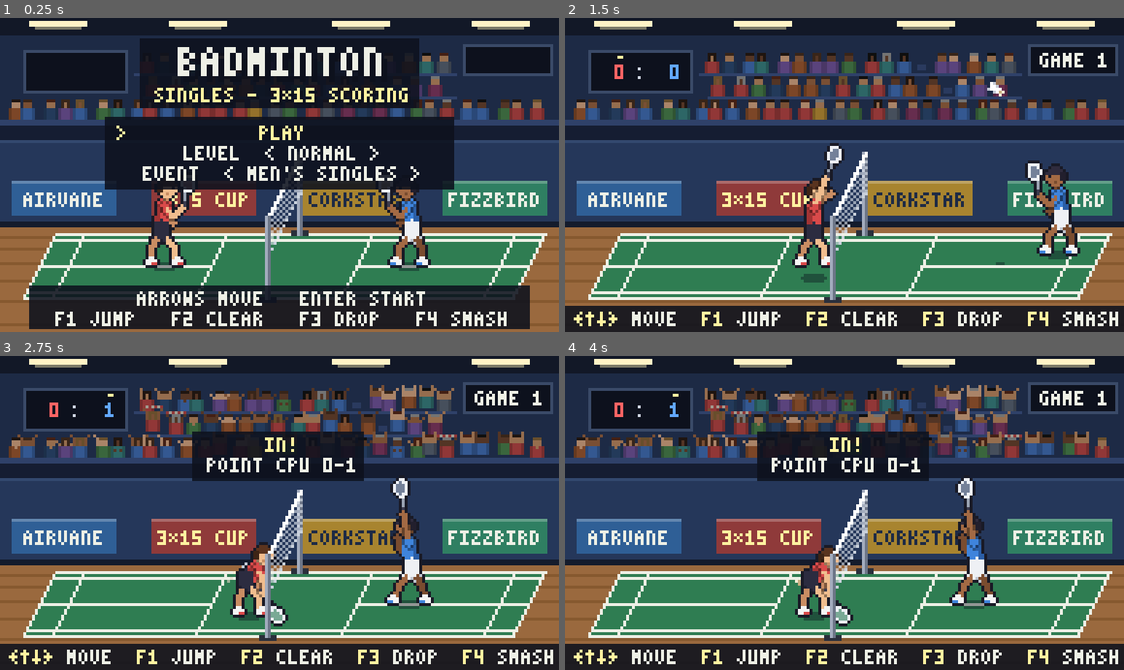
Above: before the commit, frames 1-4 (two rows, left to right).
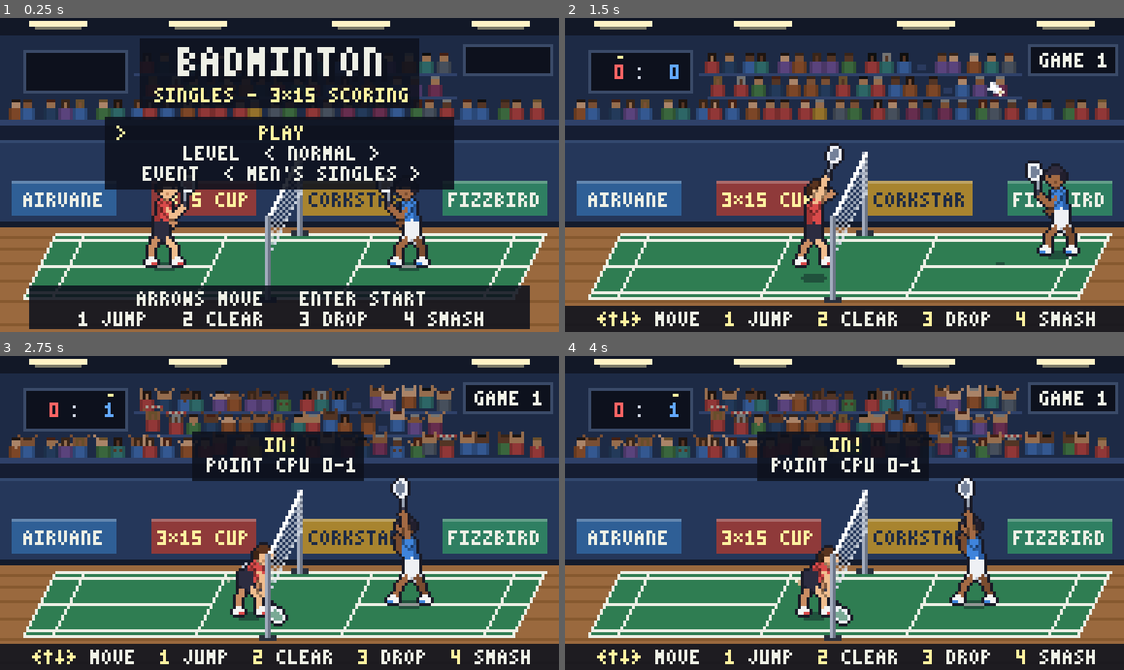
Above: after the commit, the same moments.

Repository: totopoloco/badminton-game
Game: Godot game, scene res://main.tscn
Same seed, same stepped clock (60 frames per second), same inputs: the game is played once before the commit and once after it.
Inputs:
- Up to frame 1 (0.25 s): no input
- Up to frame 2 (1.5 s): tap Enter (start) at 0.5 s; hold Right (right) 0.53-1.28 s; tap Z (clear) at 0.6 s; tap Space (jump) at 0.77, 1.07 s; tap X (drop) at 0.8, 1.35 s; hold Q (back) from 1.28 s (still down)
- Up to frame 3 (2.75 s): tap Space (jump) at 1.52, 1.82 s; tap H (keys) at 1.55, 2.1 s; release Q (back) at 2.03 s; hold Right (right) from 2.03 s (still down); tap C (smash) at 2.3 s
- Up to frame 4 (4 s): release Right (right) at 2.78 s; hold Up (up) 2.78-3.53 s; tap C (smash) at 2.85 s; tap Space (jump) at 3.02, 3.32, 3.77 s; tap 1 at 3.05, 3.6 s; hold Left (left) from 3.53 s (still down); tap 2 at 3.8 s

The runs differ from the first frame. In frame 1, 0.9% of the frame differs, in the area x 9-91%, y 93-99%; in frame 2, 1.4%, in the area x 1-99%, y 93-99%; in frame 3, 1.4%; in frame 4, 1.4%.

Commit message:
Changes keys to 1-4 instead of F1-F4

Diff:
--- a/scripts/main.gd
+++ b/scripts/main.gd
@@ -156,12 +156,12 @@
 	_bind("right", [KEY_RIGHT], [JOY_BUTTON_DPAD_RIGHT], [[JOY_AXIS_LEFT_X, 1.0]])
 	_bind("up", [KEY_UP], [JOY_BUTTON_DPAD_UP], [[JOY_AXIS_LEFT_Y, -1.0]])
 	_bind("down", [KEY_DOWN], [JOY_BUTTON_DPAD_DOWN], [[JOY_AXIS_LEFT_Y, 1.0]])
-	# F1 jumps, F2-F4 hit; Space and Z/X/C do the same for keyboards where the
-	# F keys are media keys (many laptops, Macs)
-	_bind("jump", [KEY_F1, KEY_SPACE], [JOY_BUTTON_Y, JOY_BUTTON_RIGHT_SHOULDER], [])
-	_bind("clear", [KEY_F2, KEY_Z], [JOY_BUTTON_A], [])
-	_bind("drop", [KEY_F3, KEY_X], [JOY_BUTTON_X], [])
-	_bind("smash", [KEY_F4, KEY_C], [JOY_BUTTON_B], [])
+	# 1 jumps, 2-4 hit: the number keys above the letters, matched by position,
+	# so they work with any keyboard layout. Space and Z/X/C do the same.
+	_bind("jump", [KEY_1, KEY_SPACE], [JOY_BUTTON_Y, JOY_BUTTON_RIGHT_SHOULDER], [])
+	_bind("clear", [KEY_2, KEY_Z], [JOY_BUTTON_A], [])
+	_bind("drop", [KEY_3, KEY_X], [JOY_BUTTON_X], [])
+	_bind("smash", [KEY_4, KEY_C], [JOY_BUTTON_B], [])
 	_bind("start", [KEY_ENTER, KEY_KP_ENTER], [JOY_BUTTON_START], [])
 	_bind("pause", [KEY_ESCAPE, KEY_P], [JOY_BUTTON_START], [])
 	_bind("back", [KEY_Q, KEY_BACKSPACE], [JOY_BUTTON_BACK], [])
@@ -905,7 +905,7 @@
 			if sub != "":
 				_box(ci, [sub], 30.0, [COL_GOLD])
 			if server == human and state_t > 10 and not show_keys:
-				PixelFont.draw_centered(ci, 96.0, 100.0, "F2 HIGH SERVE   F3 SHORT SERVE", COL_TEXT, 1, COL_INK)
+				PixelFont.draw_centered(ci, 96.0, 100.0, "2 HIGH SERVE   3 SHORT SERVE", COL_TEXT, 1, COL_INK)
 		St.POINT:
 			var who := _side_name(winner)
 			_box(ci, [call_text, "%s %d-%d" % ["POINT " + who, score.points[0], score.points[1]]], 28.0,
@@ -947,9 +947,9 @@
 func _draw_keys(ci: CanvasItem) -> void:
 	## One line of keyboard controls on the floor strip below the court (rows
 	## 99-107, which no player, shadow or shuttle reaches); keys in gold.
-	var pairs := [["←↑↓→", "MOVE"], ["F1", "JUMP"], ["F2", "CLEAR"], ["F3", "DROP"], ["F4", "SMASH"]]
+	var pairs := [["←↑↓→", "MOVE"], ["1", "JUMP"], ["2", "CLEAR"], ["3", "DROP"], ["4", "SMASH"]]
 	if state == St.SERVE and server == human:
-		pairs = [["F2", "HIGH SERVE"], ["F3", "SHORT SERVE"], ["←↑↓→", "AIM"]]
+		pairs = [["2", "HIGH SERVE"], ["3", "SHORT SERVE"], ["←↑↓→", "AIM"]]
 	var parts: Array = []
 	for pr in pairs:
 		parts.append("%s %s" % [pr[0], pr[1]])
@@ -978,4 +978,4 @@
 			PixelFont.draw(ci, Vector2(40, 37.0 + i * 7.0), ">", COL_GOLD)
 	ci.draw_rect(Rect2(10, 92, 172, 15), COL_PANEL)
 	PixelFont.draw_centered(ci, 96.0, 94.0, "ARROWS MOVE   ENTER START", COL_TEXT)
-	PixelFont.draw_centered(ci, 96.0, 101.0, "F1 JUMP   F2 CLEAR   F3 DROP   F4 SMASH", COL_TEXT)
+	PixelFont.draw_centered(ci, 96.0, 101.0, "1 JUMP   2 CLEAR   3 DROP   4 SMASH", COL_TEXT)
